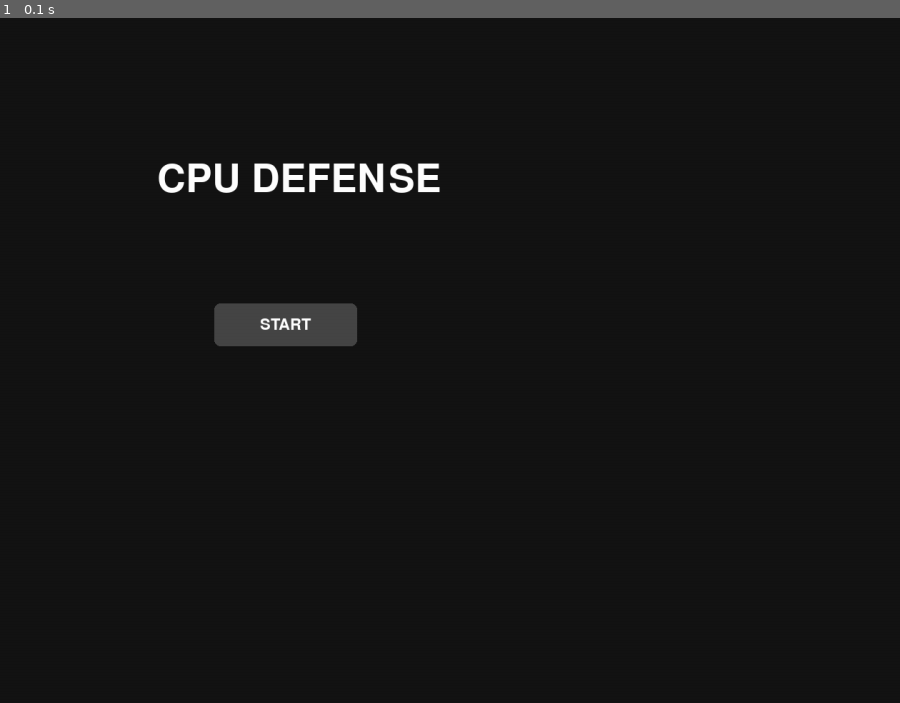
Above: before the commit, frame 1.
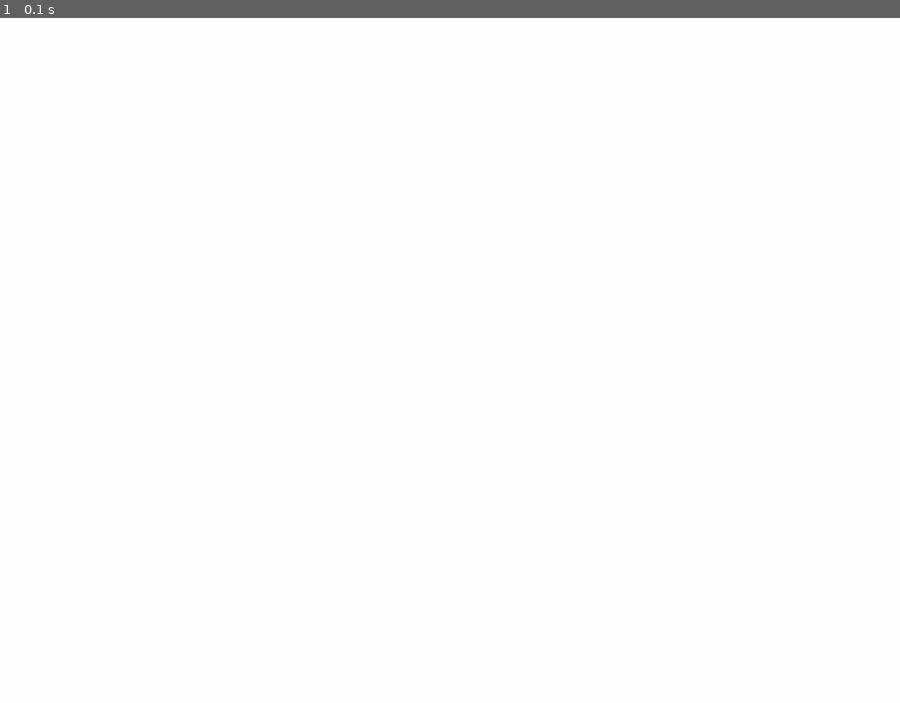
Above: after the commit, the same moment.

Repository: sdk0124/pygame_defense
Game: pygame game, started from main.py
Two runs of this game, one before a commit and one after it. Both use one fixed random seed, a clock stepped at 60 frames per second and the inputs below.
Inputs:
- Up to frame 1 (0.1 s): no input

The runs differ from the first frame. In frame 1, 99% of the frame differs, in the area x 0-100%, y 0-100%.

Commit message:
Revert "Merge pull request #6 from sdk0124/feature_enemy"
This reverts commit 14bf3695794e441c05ae50eee054889e29b5c24b, reversing
changes made to 9efea88b1fa51f67066f8aa786d10269c1098bd2.

Diff:
--- a/core/game.py
+++ b/core/game.py
@@ -1,6 +1,4 @@
 import pygame
-from scenes.scene_state_manager import SceneStateManager
-from scenes.start_scene import StartScene
 from core.settings import FPS, SCREEN_WIDTH, SCREEN_HEIGHT
 
 class Game:
@@ -11,13 +9,21 @@
         self.running = True
         pygame.display.set_caption("CPU Defence")
 
-        self.scene_manager = SceneStateManager(self)
-        self.scene_manager.change_scene(StartScene(self))
-
     def run(self):
         while self.running:
-            state = self.scene_manager.get_scene()
-            state.handle_events()
-            state.update(FPS)
-            state.draw(self.screen)
-            pygame.display.flip()
+            self.clock.tick(FPS)
+            self.handle_events()
+            self.update()
+            self.draw()
+
+    def handle_events(self):
+        for event in pygame.event.get():
+            if event.type == pygame.QUIT:
+                self.running = False
+
+    def update(self):
+        pass
+
+    def draw(self):
+        self.screen.fill((255, 255, 255))
+        pygame.display.flip()
--- a/data/enemy_data.py
+++ /dev/null
@@ -1,23 +0,0 @@
-ENEMY_DATA = {
-    "byter" : {
-        "max_hp" : 50,
-        "speed" : 2,
-        "money" : 50,
-        "score" : 50,
-        "image" : "enemy_byter.png"
-    },
-    "worm" : {
-        "max_hp" : 30,
-        "speed" : 5,
-        "money" : 100,
-        "score" : 100,
-        "image" : "enemy_worm.png"
-    },
-    "boss" : {
-        "max_hp" : 5000,
-        "speed" : 1,
-        "money" : 2000,
-        "score" : 2000,
-        "image" : "enemy_boss.png"
-    }
-}
--- a/data/round_map.tmj
+++ /dev/null
@@ -1,150 +0,0 @@
-{ "compressionlevel":-1,
- "height":15,
- "infinite":false,
- "layers":[
-        {
-         "data":[41, 2, 7, 41, 41, 41, 41, 41, 41, 41, 41, 41, 41, 41, 41,
-            41, 6, 7, 41, 41, 34, 15, 17, 14, 16, 36, 41, 41, 41, 41,
-            41, 1, 8, 41, 41, 5, 40, 27, 25, 39, 11, 41, 41, 41, 41,
-            41, 1, 9, 41, 41, 5, 11, 41, 41, 5, 11, 41, 41, 41, 41,
-            41, 5, 11, 41, 41, 1, 10, 41, 41, 2, 10, 41, 41, 41, 41,
-            41, 1, 11, 41, 41, 5, 9, 41, 41, 3, 12, 41, 41, 41, 41,
-            41, 5, 10, 41, 41, 4, 11, 41, 41, 5, 11, 41, 41, 41, 41,
-            41, 2, 9, 41, 41, 6, 8, 41, 41, 4, 7, 41, 41, 41, 41,
-            41, 3, 7, 41, 41, 5, 9, 41, 41, 6, 8, 41, 41, 41, 41,
-            41, 1, 7, 41, 41, 5, 7, 41, 41, 3, 9, 41, 41, 41, 41,
-            41, 4, 8, 41, 41, 1, 11, 41, 41, 1, 11, 41, 41, 41, 41,
-            41, 6, 12, 41, 41, 2, 10, 41, 41, 2, 11, 41, 41, 41, 41,
-            41, 1, 7, 41, 41, 3, 12, 41, 41, 3, 38, 14, 16, 18, 13,
-            41, 5, 38, 20, 19, 37, 11, 41, 41, 30, 26, 25, 28, 27, 28,
-            41, 29, 21, 24, 26, 28, 32, 41, 41, 41, 41, 41, 41, 41, 41],
-         "height":15,
-         "id":1,
-         "name":"round_map",
-         "opacity":1,
-         "type":"tilelayer",
-         "visible":true,
-         "width":15,
-         "x":0,
-         "y":0
-        },
-        {
-         "draworder":"topdown",
-         "id":2,
-         "name":"waypoints",
-         "objects":[
-                {
-                 "height":0,
-                 "id":1,
-                 "name":"",
-                 "point":true,
-                 "rotation":0,
-                 "type":"",
-                 "visible":true,
-                 "width":0,
-                 "x":129,
-                 "y":1
-                },
-                {
-                 "height":0,
-                 "id":2,
-                 "name":"",
-                 "point":true,
-                 "rotation":0,
-                 "type":"",
-                 "visible":true,
-                 "width":0,
-                 "x":126,
-                 "y":894.5
-                },
-                {
-                 "height":0,
-                 "id":3,
-                 "name":"",
-                 "point":true,
-                 "rotation":0,
-                 "type":"",
-                 "visible":true,
-                 "width":0,
-                 "x":384,
-                 "y":895
-                },
-                {
-                 "height":0,
-                 "id":4,
-                 "name":"",
-                 "point":true,
-                 "rotation":0,
-                 "type":"",
-                 "visible":true,
-                 "width":0,
-                 "x":385,
-                 "y":125.5
-                },
-                {
-                 "height":0,
-                 "id":5,
-                 "name":"",
-                 "point":true,
-                 "rotation":0,
-                 "type":"",
-                 "visible":true,
-                 "width":0,
-                 "x":639,
-                 "y":127
-                },
-                {
-                 "height":0,
-                 "id":6,
-                 "name":"",
-                 "point":true,
-                 "rotation":0,
-                 "type":"",
-                 "visible":true,
-                 "width":0,
-                 "x":640.5,
-                 "y":830
-                },
-                {
-                 "height":0,
-                 "id":7,
-                 "name":"",
-                 "point":true,
-                 "rotation":0,
-                 "type":"",
-                 "visible":true,
-                 "width":0,
-                 "x":959.5,
-                 "y":829
-                }],
-         "opacity":1,
-         "type":"objectgroup",
-         "visible":false,
-         "x":0,
-         "y":0
-        }],
- "nextlayerid":3,
- "nextobjectid":8,
- "orientation":"orthogonal",
- "renderorder":"right-down",
- "tiledversion":"1.11.2",
- "tileheight":64,
- "tilesets":[
-        {
-         "columns":41,
-         "firstgid":1,
-         "image":"..\/2025\ub144 2\ud559\uae30\/\ub808\ubcfc\ub8e8\uc158 \uac8c\uc784 \uac1c\ubc1c\/CPU \ubc29\uc5b4 \ub514\ud39c\uc2a4 \uac8c\uc784\/real_map_sheet.png",
-         "imageheight":64,
-         "imagewidth":2624,
-         "margin":0,
-         "name":"real_map_sheet",
-         "spacing":0,
-         "tilecount":41,
-         "tileheight":64,
-         "tilewidth":64
-        }],
- "tilewidth":64,
- "type":"map",
- "version":"1.10",
- "width":15
-}
--- a/data/round_map.tmx
+++ /dev/null
@@ -1,48 +0,0 @@
-<?xml version="1.0" encoding="UTF-8"?>
-<map version="1.10" tiledversion="1.11.2" orientation="orthogonal" renderorder="right-down" width="15" height="15" tilewidth="64" tileheight="64" infinite="0" nextlayerid="3" nextobjectid="8">
- <tileset firstgid="1" name="real_map_sheet" tilewidth="64" tileheight="64" tilecount="41" columns="41">
-  <image source="../2025년 2학기/레볼루션 게임 개발/CPU 방어 디펜스 게임/real_map_sheet.png" width="2624" height="64"/>
- </tileset>
- <layer id="1" name="round_map" width="15" height="15">
-  <data encoding="csv">
-41,2,7,41,41,41,41,41,41,41,41,41,41,41,41,
-41,6,7,41,41,34,15,17,14,16,36,41,41,41,41,
-41,1,8,41,41,5,40,27,25,39,11,41,41,41,41,
-41,1,9,41,41,5,11,41,41,5,11,41,41,41,41,
-41,5,11,41,41,1,10,41,41,2,10,41,41,41,41,
-41,1,11,41,41,5,9,41,41,3,12,41,41,41,41,
-41,5,10,41,41,4,11,41,41,5,11,41,41,41,41,
-41,2,9,41,41,6,8,41,41,4,7,41,41,41,41,
-41,3,7,41,41,5,9,41,41,6,8,41,41,41,41,
-41,1,7,41,41,5,7,41,41,3,9,41,41,41,41,
-41,4,8,41,41,1,11,41,41,1,11,41,41,41,41,
-41,6,12,41,41,2,10,41,41,2,11,41,41,41,41,
-41,1,7,41,41,3,12,41,41,3,38,14,16,18,13,
-41,5,38,20,19,37,11,41,41,30,26,25,28,27,28,
-41,29,21,24,26,28,32,41,41,41,41,41,41,41,41
-</data>
- </layer>
- <objectgroup id="2" name="waypoints" visible="0">
-  <object id="1" x="129" y="1">
-   <point/>
-  </object>
-  <object id="2" x="126" y="894.5">
-   <point/>
-  </object>
-  <object id="3" x="384" y="895">
-   <point/>
-  </object>
-  <object id="4" x="385" y="125.5">
-   <point/>
-  </object>
-  <object id="5" x="639" y="127">
-   <point/>
-  </object>
-  <object id="6" x="640.5" y="830">
-   <point/>
-  </object>
-  <object id="7" x="959.5" y="829">
-   <point/>
-  </object>
- </objectgroup>
-</map>
--- a/entities/enemy.py
+++ /dev/null
@@ -1,113 +0,0 @@
-import pygame
-from pygame.math import Vector2
-from data.enemy_data import ENEMY_DATA
-
-#### 임시 함수 시작 #####
-points = []
-
-def process_data(map_data):
-    # look through data to extract info
-    for layer in map_data["layers"]:
-        if layer["name"] == "waypoints":
-            for obj in layer["objects"]:
-                process_waypoints(obj)
-
-def process_waypoints(data):
-    # iterate through waypoints to extract x, y
-    x = data['x']
-    y = data['y']
-    points.append((x, y))
-
-#### 임시 함수 끝 #####
-
-class Enemy(pygame.sprite.Sprite):
-    def __init__(self, enemy_type, waypoints, image):
-        self.type = enemy_type
-        self.waypoints = waypoints
-        self.target_waypoint_idx = 1
-        self.position = Vector2(self.waypoints[0])
-
-        data = ENEMY_DATA[enemy_type]
-        self.max_hp = data["max_hp"]
-        self.hp = self.max_hp
-        self.speed = data["speed"]
-        self.money = data["money"]
-        self.score = data["score"]
-
-        self.image = image
-        self.rect = self.image.get_rect()
-        self.rect.center = self.position
-
-    def move(self):
-        """waypoint에 맞춰서 적이 이동"""
-        if self.target_waypoint_idx < len(self.waypoints):
-            self.target = Vector2(self.waypoints[self.target_waypoint_idx])
-            self.movement = self.target - self.position
-        else:
-            pass
-            # 다 도달했으면 해당 적은 삭제되고 최종 방어 타워의 체력 1만큼 감소.
-            # self.kill()
-
-        dist = self.movement.length()
-
-        if dist >= self.speed:
-            self.position += self.movement.normalize() * self.speed
-        else:
-            if dist != 0:
-                self.position += self.movement.normalize() * dist
-            self.target_waypoint_idx += 1
-
-        self.rect.center = self.position
-
-    def draw(self, surface):
-        """적 스프라이트 그리기"""
-        surface.blit(self.image, self.rect)
-
-    def update(self):
-        "적 상태 갱신"
-        self.move()
-
-
-### 테스트 코드 ###
-if __name__ == "__main__":
-
-    from core.settings import SCREEN_WIDTH, SCREEN_HEIGHT, FPS
-    from resource_loader import load_enemy_images, load_map_data, load_map_image
-
-    pygame.init()
-    screen = pygame.display.set_mode((SCREEN_WIDTH, SCREEN_HEIGHT))
-    clock = pygame.time.Clock()
-
-    map_image = load_map_image()
-    map_data = load_map_data()
-    enemy_images = load_enemy_images()
-    process_data(map_data)
-
-    print(points)
-
-    enemy_images["byter"] = pygame.transform.scale(enemy_images["byter"], (64, 64))
-    enemy_images["worm"] = pygame.transform.scale(enemy_images["worm"], (64, 64))
-    enemy_images["boss"] = pygame.transform.scale(enemy_images["boss"], (128, 128))
-
-    # new_enemy = Enemy("byter", points, enemy_images["byter"])
-    # new_enemy = Enemy("worm", points, enemy_images["worm"])
-    new_enemy = Enemy("boss", points, enemy_images["boss"])
-
-    running = True
-
-    new_enemy.speed = 10
-
-    while running:
-        clock.tick(FPS)
-
-        for event in pygame.event.get():
-            if event.type == pygame.QUIT:
-                running = False
-
-
-        screen.blit(map_image, (0, 0))
-        new_enemy.update()
-        new_enemy.draw(screen)
-        pygame.display.flip()
-
-    pygame.quit()
--- a/resource_loader.py
+++ /dev/null
@@ -1,25 +0,0 @@
-import pygame
-import json
-
-def load_enemy_images():
-    """적 이미지 불러오기"""
-    enemy_images = {
-        "byter" : pygame.image.load("assets/images/enemies/enemy_byter.png").convert_alpha(),
-        "worm" : pygame.image.load("assets/images/enemies/enemy_worm.png").convert_alpha(),
-        "boss" : pygame.image.load("assets/images/enemies/enemy_boss.png").convert_alpha()
-    }
-
-    return enemy_images
-
-def load_map_image():
-    """맵 타일 이미지 불러오기"""
-    map_image = pygame.image.load("assets/images/map/round_map.png").convert_alpha()
-
-    return map_image
-
-def load_map_data():
-    """맵 데이터 불러오기"""
-    with open('data/round_map.tmj') as file:
-        world_data = json.load(file)
-
-    return world_data
--- a/scenes/end_scene.py
+++ /dev/null
@@ -1,39 +0,0 @@
-import pygame
-from scenes.scene import Scene
-from ui.sample_button import Button
-
-class GameOverScene(Scene):
-    def __init__(self, game, final_score: int = 0):
-        super().__init__(game)
-        self.font = pygame.font.Font(None, 80)
-        self.font_small = pygame.font.Font(None, 36)
-        self.text = self.font.render("GAME OVER", True, (255, 80, 80))
-        self.score_surf = self.font_small.render(f"SCORE: {final_score}", True, (255, 255, 255))
-        self.retry_button = Button(300, 400, 200, 60, "RETRY")
-        self.exit_button = Button(300, 480, 200, 60, "EXIT")
-
-    def handle_events(self) -> None:
-        for event in pygame.event.get():
-            if event.type == pygame.QUIT:
-
-                self.game.running = False
-
-            if self.retry_button.handle_event(event):
-                """게임 화면으로 이동"""
-                from scenes.game_scene import GameScene
-                self.switch_to(GameScene(self.game))
-
-            if self.exit_button.handle_event(event):
-                """(임시) 게임 시작 화면으로 이동"""
-                from scenes.start_scene import StartScene
-                self.switch_to(StartScene(self.game))
-
-    def update(self, dt: float) -> None:
-        pass
-
-    def draw(self, screen: pygame.Surface) -> None:
-        screen.fill((0, 0, 0))
-        screen.blit(self.text, (220, 200))
-        screen.blit(self.score_surf, (320, 300))
-        self.retry_button.draw(screen)
-        self.exit_button.draw(screen)
--- a/scenes/game_scene.py
+++ /dev/null
@@ -1,29 +0,0 @@
-# scenes/game_scene.py
-import pygame
-from ui.sample_button import Button
-from scenes.scene import Scene
-
-class GameScene(Scene):
-    def __init__(self, game):
-        super().__init__(game)
-
-        # 임시 버튼
-        self.end_button = Button(300, 400, 200, 60, "switch to Game Over")
-
-    def handle_events(self) -> None:
-        for event in pygame.event.get():
-            if event.type == pygame.QUIT:
-
-                self.game.running = False
-
-            if self.end_button.handle_event(event):
-
-                from scenes.end_scene import GameOverScene
-                self.switch_to(GameOverScene(self.game, final_score=0))
-
-    def update(self, dt: float) -> None:
-        pass
-
-    def draw(self, screen: pygame.Surface) -> None:
-        screen.fill((50, 50, 80))
-        self.end_button.draw(screen)
--- a/scenes/scene.py
+++ /dev/null
@@ -1,35 +0,0 @@
-# 씬 추상클래스
-
-from __future__ import annotations
-from abc import ABC, abstractmethod
-import pygame
-from typing import TYPE_CHECKING
-
-if TYPE_CHECKING:
-    from core.game import Game
-
-class Scene(ABC):
-    """모든 씬의 공통 인터페이스를 강제하는 추상 클래스."""
-
-    def __init__(self, game: "Game") -> None:
-        self.game = game
-
-    @abstractmethod
-    def handle_events(self) -> None:
-        """입력/이벤트 처리"""
-        raise NotImplementedError
-
-    @abstractmethod
-    def update(self, dt: float) -> None:
-        """게임 로직 업데이트. dt는 초 단위(delta time)."""
-        raise NotImplementedError
-
-    @abstractmethod
-    def draw(self, screen: pygame.Surface) -> None:
-        """렌더링"""
-        raise NotImplementedError
-
-    # 씬 전환 메소드
-    def switch_to(self, next_scene: "Scene") -> None:
-        self.game.scene_manager.change_scene(next_scene)
-        print("Move to next Scene")
--- a/scenes/scene_state_manager.py
+++ /dev/null
@@ -1,12 +0,0 @@
-# 씬을 관리하는 클래스
-
-class SceneStateManager:
-    def __init__(self, game):
-        self.game = game
-        self.current_scene = None
-
-    def get_scene(self):
-        return self.current_scene
-
-    def change_scene(self, target_scene):
-        self.current_scene = target_scene
--- a/scenes/start_scene.py
+++ /dev/null
@@ -1,34 +0,0 @@
-# 게임 시작 씬
-
-import pygame
-from scenes.scene import Scene
-
-from ui.sample_button import Button
-
-class StartScene(Scene):
-    def __init__(self, game):
-        super().__init__(game)
-        self.game = game
-        self.font = pygame.font.Font(None, 80)
-        self.title = self.font.render("CPU DEFENSE", True, (255, 255, 255))
-
-        self.start_button = Button(300, 400, 200, 60, "START")
-
-    def handle_events(self) -> None:
-        for event in pygame.event.get():
-            if event.type == pygame.QUIT:
-
-                self.game.running = False
-
-            if self.start_button.handle_event(event):
-
-                from scenes.game_scene import GameScene
-                self.switch_to(GameScene(self.game))
-
-    def update(self, dt) -> None:
-        pass
-
-    def draw(self, screen):
-        screen.fill((20, 20, 20))
-        screen.blit(self.title, (220, 200))
-        self.start_button.draw(screen)
--- a/ui/sample_button.py
+++ /dev/null
@@ -1,46 +0,0 @@
-# (임시 버튼 클래스 -> 씬 전환 확인용)
-
-import pygame
-
-class Button:
-    def __init__(self, x, y, width, height, text, font_size=32,
-                 text_color=(255, 255, 255), color_idle=(70, 70, 70), color_hover=(100, 100, 100)):
-        """
-        간단한 텍스트 버튼 클래스
-        :param x, y: 버튼 좌표 (왼쪽 상단)
-        :param width, height: 버튼 크기
-        :param text: 버튼에 표시할 문자열
-        :param font_size: 폰트 크기
-        :param text_color: 텍스트 색상
-        :param color_idle: 평상시 버튼 색
-        :param color_hover: 마우스 올릴 때 색
-        """
-        self.rect = pygame.Rect(x, y, width, height)
-        self.text = text
-        self.text_color = text_color
-        self.color_idle = color_idle
-        self.color_hover = color_hover
-
-        self.font = pygame.font.Font(None, font_size)
-        self.hovered = False
-
-    def handle_event(self, event):
-        """이벤트 처리. 클릭 시 True 반환"""
-        if event.type == pygame.MOUSEMOTION:
-            self.hovered = self.rect.collidepoint(event.pos)
-
-        elif event.type == pygame.MOUSEBUTTONDOWN and event.button == 1:
-            if self.rect.collidepoint(event.pos):
-                return True
-
-        return False
-
-    def draw(self, surface):
-        """버튼 렌더링"""
-        color = self.color_hover if self.hovered else self.color_idle
-        pygame.draw.rect(surface, color, self.rect, border_radius=8)
-
-        # 텍스트 중앙 정렬
-        text_surf = self.font.render(self.text, True, self.text_color)
-        text_rect = text_surf.get_rect(center=self.rect.center)
-        surface.blit(text_surf, text_rect)
Binary file removed: assets/images/enemies/enemy_boss.png
Binary file removed: assets/images/enemies/enemy_byter.png
Binary file removed: assets/images/enemies/enemy_worm.png
Binary file removed: assets/images/map/round_map.png
